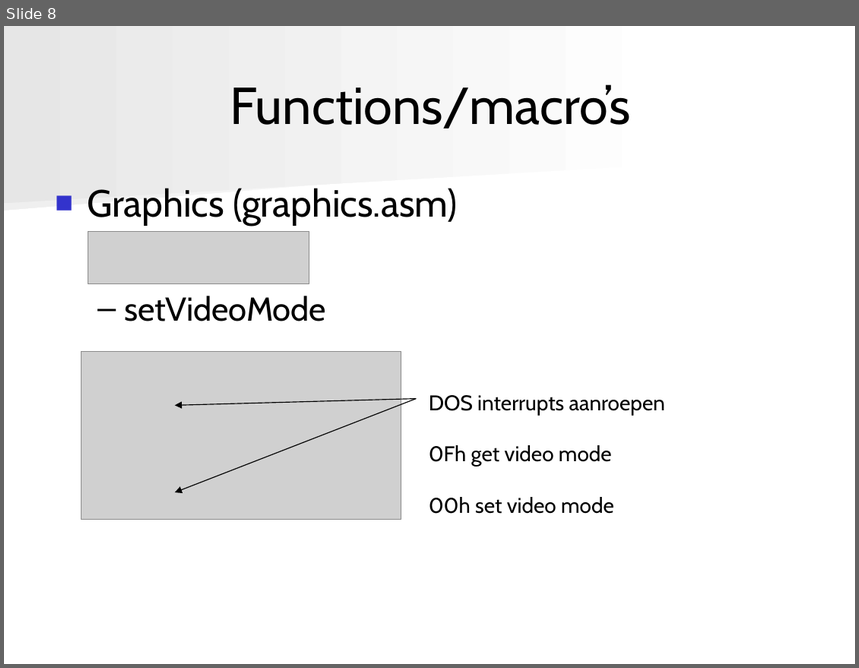
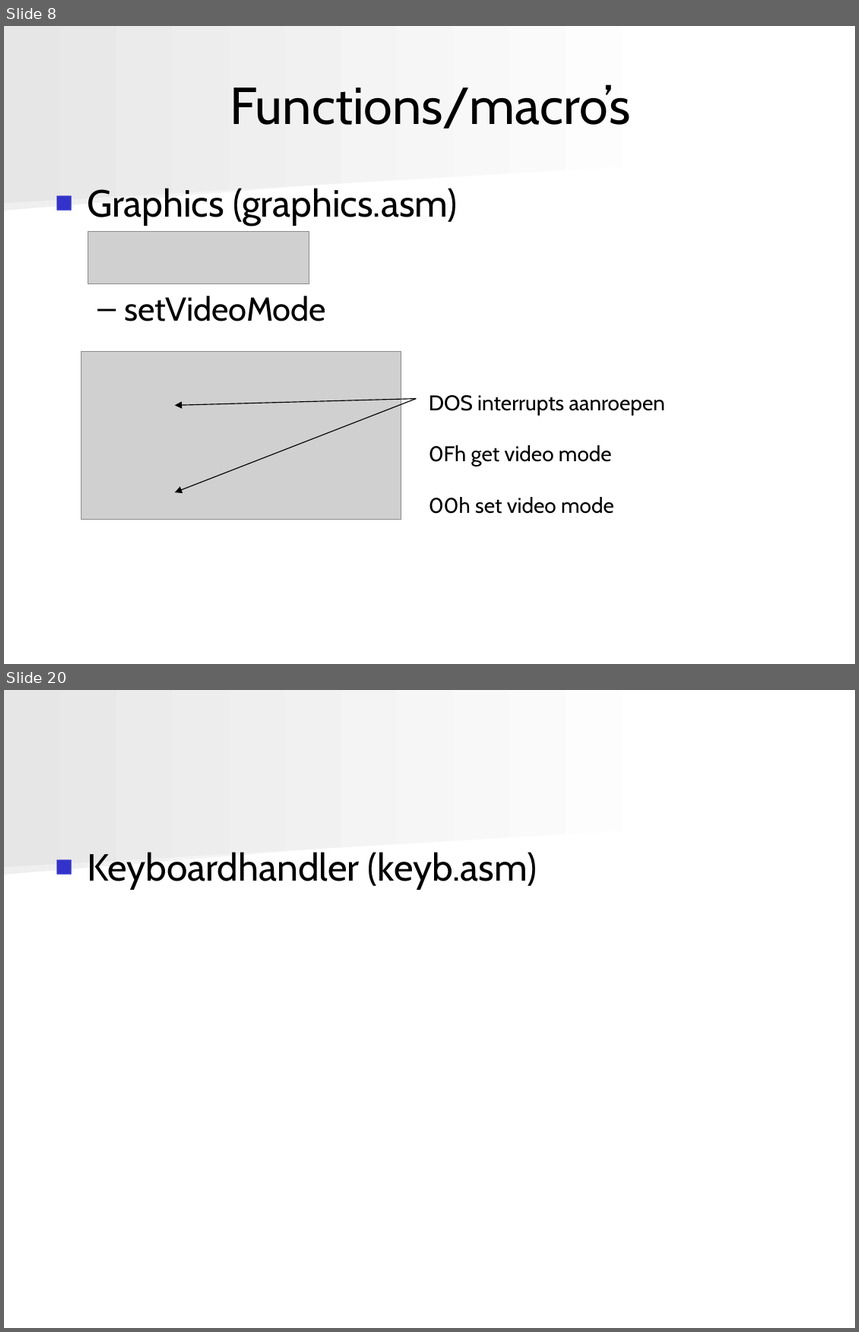
Before and after one commit to angryzor/space_invaders_8086, a slide deck: Presentatie.ppt. Shown one above the other, each under a label of ours: slide 8 before the commit, slides 8 and 20 after it; the slides between them are not shown. The pictures are 859x668 and 859x1332 pixels, drawn with LibreOffice and Linux fonts; fonts in the diff are those of the drawing; grey boxes stand for pictures. Boxes give left, top, right and bottom in pixels: in the first picture for what was removed or moved away, otherwise in the second. Text is boxed around its words. In the diff, an @@ line names an element or a change of style, - is before the commit and + after.

```diff
--- a/Presentatie.ppt
+++ b/Presentatie.ppt
@@ slide 20 added at (x1=4, y1=690, x2=855, y2=1328), background #FFFFFF; not listed: 2 template elements that a slide beside it also shows @@
@@ text added at (x1=87, y1=852, x2=537, y2=888), 32 pt, text #000000 @@
+■ Keyboardhandler (keyb.asm)
```
Also in this commit, not shown: 4 slides changed, 10 other slides added, 4 slides removed, 1 other file.
